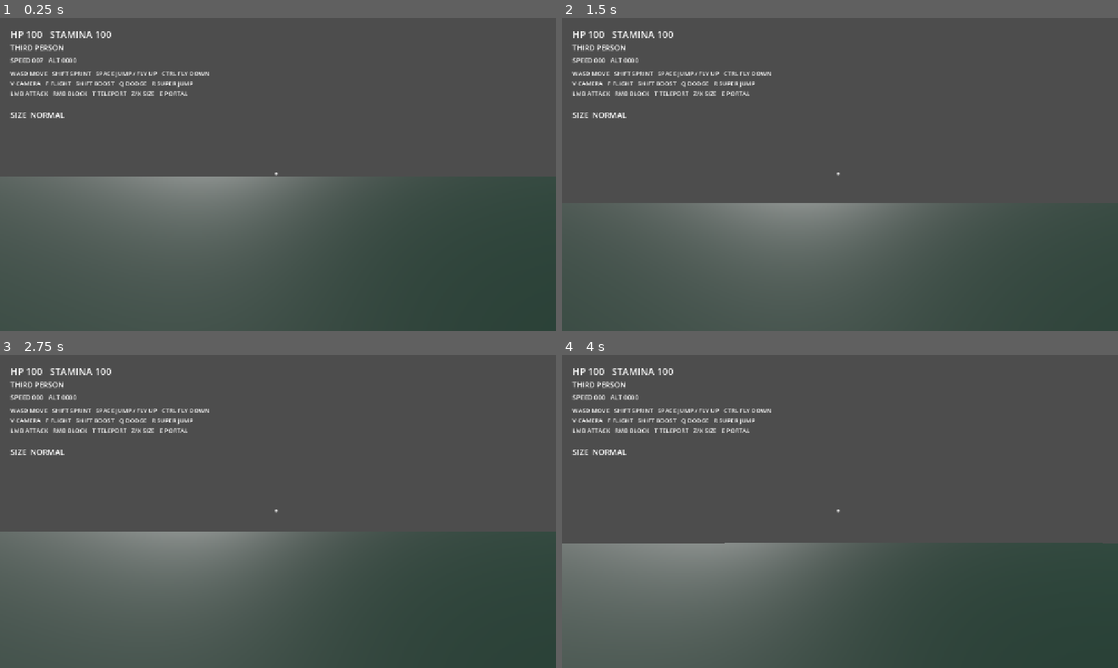
Above: before the commit, frames 1-4 (two rows, left to right).
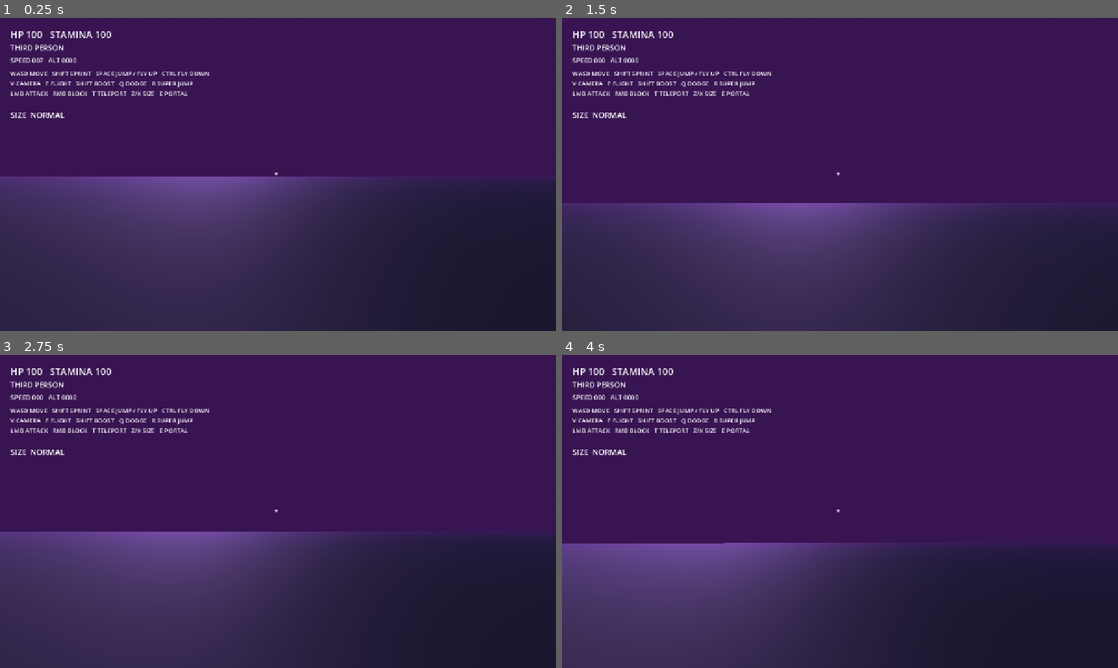
Above: after the commit, the same moments.

Repository: johnhenrystoney25/aeris
Game: Godot game, scene res://scenes/micro/micro_reality.tscn
The game is run twice, just before and just after one commit, with the same random seed, the same clock (stepped at 60 frames per second) and the same inputs. This scene is started directly instead of the project's main scene.
Inputs (mouse positions are in pixels of both pictures, inside the frame that each line leads up to):
- Up to frame 1 (0.25 s): no input
- Up to frame 2 (1.5 s): tap Enter at 0.5 s; move the mouse to (867, 174) at 0.52 s; hold W from 0.53 s (still down); tap Shift at 0.6 s; click (867, 174) at 0.67 s; tap Space at 0.77, 1.25 s; move the mouse to (812, 174) at 1.27 s; tap Ctrl at 1.35 s
- Up to frame 3 (2.75 s): keep holding W; tap Space at 1.52 s; tap Enter at 2 s; move the mouse to (289, 505) at 2.02 s; tap R at 2.1 s
- Up to frame 4 (4 s): keep holding W; tap Space at 2.75, 3.02, 3.77 s; move the mouse to (834, 517) at 2.77 s; tap V at 2.85 s; click (834, 517) at 2.92 s; tap Enter at 3.5 s; move the mouse to (878, 514) at 3.52 s; tap Q at 3.6 s

The runs differ from the first frame. In frame 1, 100% of the frame differs, in the area x 0-100%, y 0-100%; in frame 2, 100%; in frame 3, 100%; in frame 4, 100%.
Error in both runs: Trying to assign value of type 'CPUParticles3D' to a variable of type 'GPUParticles3D'. (res://scripts/player/player.gd:40)

Commit message:
Upgrade micro reality atmosphere and portal presentation

Diff:
--- a/scenes/micro/micro_reality.tscn
+++ b/scenes/micro/micro_reality.tscn
@@ -1,25 +1,44 @@
-[gd_scene load_steps=11 format=3]
+[gd_scene load_steps=14 format=3]
 
 [ext_resource path="res://scripts/world/main_world.gd" type="Script" id="1"]
 [ext_resource path="res://scenes/player/player.tscn" type="PackedScene" id="2"]
 [ext_resource path="res://scripts/portal/portal.gd" type="Script" id="3"]
+
+[sub_resource type="ProceduralSkyMaterial" id="MicroSkyMaterial"]
+sky_top_color = Color(0.05, 0.015, 0.12, 1)
+sky_horizon_color = Color(0.22, 0.08, 0.32, 1)
+ground_bottom_color = Color(0.01, 0.015, 0.04, 1)
+ground_horizon_color = Color(0.08, 0.04, 0.12, 1)
+[sub_resource type="Sky" id="MicroSky"]
+sky_material = SubResource("MicroSkyMaterial")
+[sub_resource type="Environment" id="MicroEnvironment"]
+background_mode = 2
+sky = SubResource("MicroSky")
+background_energy_multiplier = 0.8
+ambient_light_source = 3
+ambient_light_color = Color(0.5, 0.25, 0.7, 1)
+ambient_light_energy = 1.0
+fog_enabled = true
+fog_light_color = Color(0.22, 0.08, 0.32, 1)
+fog_density = 0.004
 
 [sub_resource type="BoxShape3D" id="FloorShape"]
 size = Vector3(140, 1, 140)
 [sub_resource type="BoxMesh" id="FloorMesh"]
 size = Vector3(140, 1, 140)
 [sub_resource type="StandardMaterial3D" id="MicroFloorMat"]
-albedo_color = Color(0.03, 0.18, 0.13, 1)
-roughness = 0.8
+albedo_color = Color(0.025, 0.12, 0.10, 1)
+metallic = 0.15
+roughness = 0.76
 
 [sub_resource type="SphereMesh" id="MoleculeMesh"]
 radius = 2.0
 height = 4.0
 [sub_resource type="StandardMaterial3D" id="MoleculeMat"]
-albedo_color = Color(0.15, 0.7, 0.95, 1)
+albedo_color = Color(0.12, 0.68, 0.95, 1)
 emission_enabled = true
 emission = Color(0.02, 0.35, 0.8, 1)
-emission_energy_multiplier = 2.5
+emission_energy_multiplier = 3.5
 
 [sub_resource type="TorusMesh" id="PortalMesh"]
 inner_radius = 2.4
@@ -36,11 +55,18 @@
 [node name="MicroReality" type="Node3D"]
 script = ExtResource("1")
 
+[node name="WorldEnvironment" type="WorldEnvironment" parent="."]
+environment = SubResource("MicroEnvironment")
+
 [node name="Sun" type="DirectionalLight3D" parent="."]
 rotation_degrees = Vector3(-45, 20, 0)
 light_energy = 1.6
+light_color = Color(0.75, 0.55, 1, 1)
+shadow_enabled = true
 
 [node name="Floor" type="StaticBody3D" parent="."]
+collision_layer = 1
+collision_mask = 2
 [node name="Mesh" type="MeshInstance3D" parent="Floor"]
 mesh = SubResource("FloorMesh")
 material_override = SubResource("MicroFloorMat")
@@ -82,12 +108,14 @@
 rotation_degrees = Vector3(90, 0, 0)
 [node name="PortalSign" type="Label3D" parent="ReturnPortal"]
 position = Vector3(0, 3, 0)
-text = "RETURN TO CITY"
+text = "RETURN TO CITY  [E]"
 font_size = 64
 outline_size = 8
+modulate = Color(0.9, 0.35, 1, 1)
 
 [node name="RealityTitle" type="Label3D" parent="."]
 position = Vector3(0, 9, -18)
-text = "REALITY 02 // MICRO"
+text = "REALITY 02 // MICRO\nSCALE CHANGES PHYSICS"
 font_size = 76
 outline_size = 12
+modulate = Color(0.7, 0.35, 1, 1)
